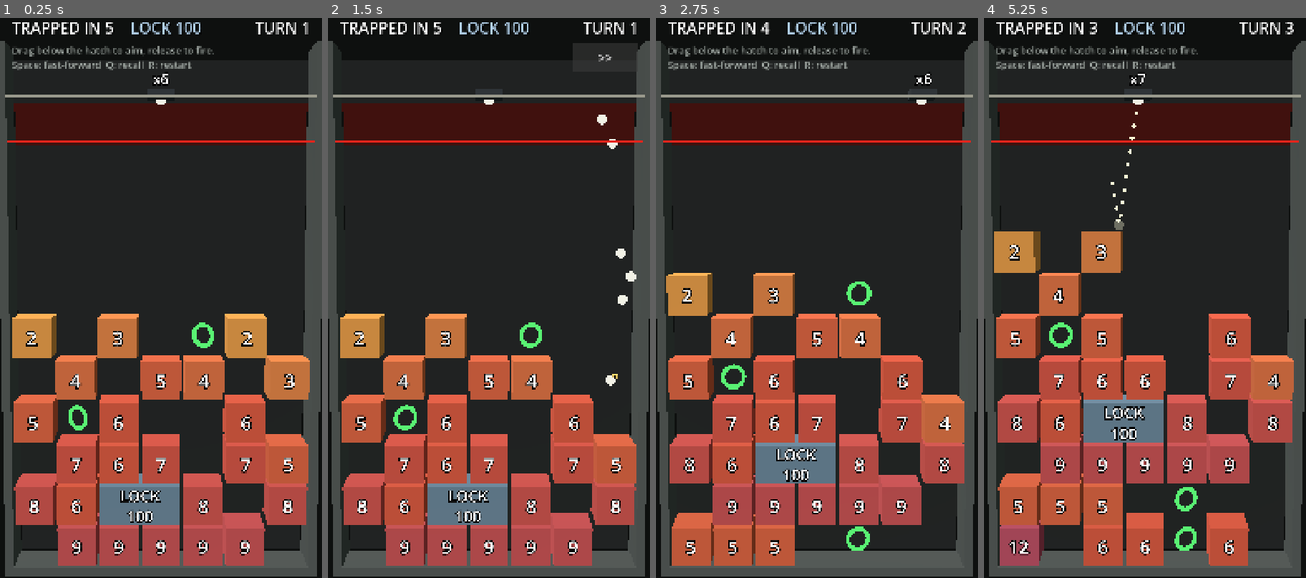
Above: before the commit, frames 1-4 (left to right).
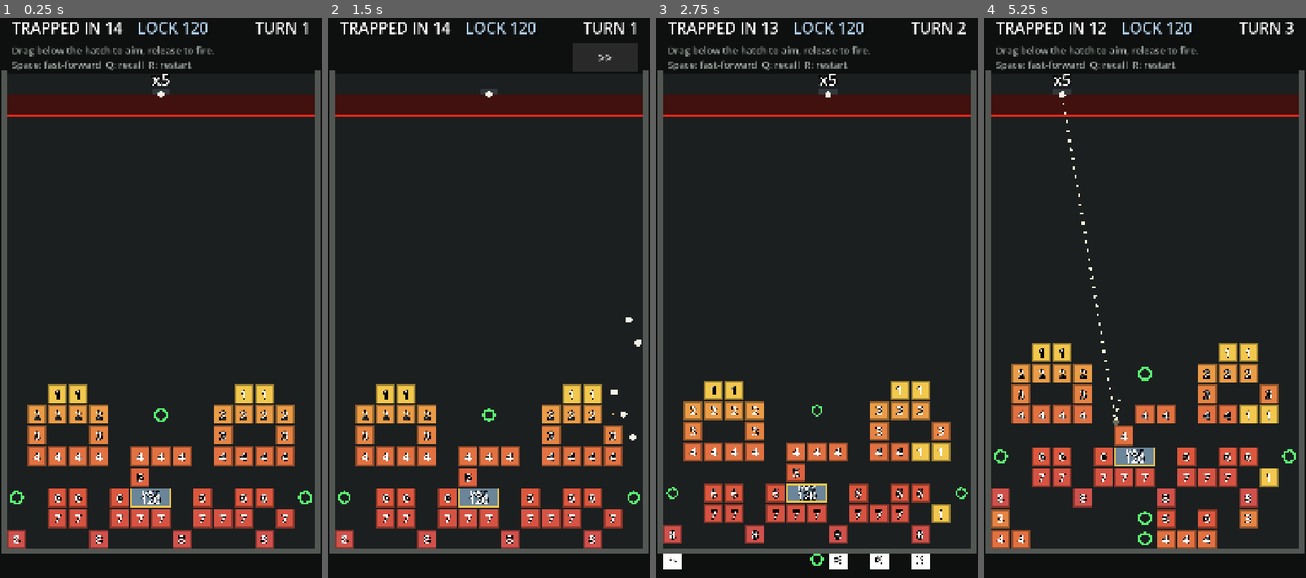
Above: after the commit, the same moments.

Repository: tomblack9452/jailbrick
Game: Godot game, scene res://scenes/game.tscn
The game is run twice, just before and just after one commit, with the same random seed, the same clock (stepped at 60 frames per second) and the same inputs.
Inputs (mouse positions are in pixels of both pictures, inside the frame that each line leads up to):
- Up to frame 1 (0.25 s): no input
- Up to frame 2 (1.5 s): tap Enter at 0.5 s; move the mouse to (559, 264) at 0.52 s; hold Shift 0.53-1.25 s; click (559, 264) at 0.67 s; tap Space at 0.77 s; click ">>" at 1.25 s
- Up to frame 3 (2.75 s): click ">>" at 2 s
- Up to frame 4 (5.25 s): drag from (1080, 320) to (1128, 404) at 2.77 s; click ">>" at 3.5 s; move the mouse to (1177, 163) at 4.27 s; tap Ctrl at 4.35 s; click (1177, 163) at 4.42 s; drag from (1128, 404) to (1048, 208) at 5.02 s

The runs differ from the first frame. In frame 1, 43% of the frame differs, in the area x 0-100%, y 0-100%; in frame 2, 41%; in frame 3, 44%; in frame 4, 47%.

Commit message:
Flatten bricks, widen board to 15 columns, ease the test level
- Orthographic straight-on camera; bricks are flat tiles with a rim
  and HP label, everything unshaded
- Board is 15 x 22. Ball speed, size and substeps rescaled to match
- Row generator builds clumps with channels: bricks tend to continue
  under the row above, runs cap at 4 and every row keeps 4+ gaps
- New test level: pile starts at row 14 (was 5 of 11), clumps with
  pockets, lock reachable through a channel, lower HP. Lock HP 120:
  greedy bot wins every seed around turn 11 of 20, random aim ~4/10
- Docs: B2 board size, layout and flat bricks; PSX recipe note

Diff:
--- a/scenes/game.tscn
+++ b/scenes/game.tscn
@@ -6,9 +6,6 @@
 [sub_resource type="Environment" id="Environment_drains"]
 background_mode = 1
 background_color = Color(0.055, 0.065, 0.06, 1)
-ambient_light_source = 2
-ambient_light_color = Color(0.6, 0.64, 0.62, 1)
-ambient_light_energy = 0.55
 
 [node name="Game" type="Node3D"]
 script = ExtResource("1_game")
@@ -16,12 +13,10 @@
 [node name="WorldEnvironment" type="WorldEnvironment" parent="."]
 environment = SubResource("Environment_drains")
 
-[node name="Sun" type="DirectionalLight3D" parent="."]
-light_energy = 0.9
-
 [node name="Camera3D" type="Camera3D" parent="."]
 keep_aspect = 0
-fov = 24.0
+projection = 1
+size = 15.6
 far = 100.0
 
 [node name="Board" type="Node3D" parent="."]
--- a/scripts/core/ball_sim.gd
+++ b/scripts/core/ball_sim.gd
@@ -11,10 +11,10 @@
 
 const TICK_RATE := 120
 const TICK := 1.0 / TICK_RATE
-const SUBSTEPS := 2
-const SPEED := 12.0 ## board units per second
+const SUBSTEPS := 3
+const SPEED := 24.0 ## board units (cells) per second
 const STEP_LENGTH := SPEED / TICK_RATE / SUBSTEPS
-const RADIUS := 0.12
+const RADIUS := 0.16
 const PICKUP_RADIUS := 0.3
 const LAUNCH_INTERVAL_TICKS := 6
 ## Smallest |dy| after a bounce. Stops balls skimming sideways forever.
--- a/scripts/core/board.gd
+++ b/scripts/core/board.gd
@@ -6,8 +6,8 @@
 ## In board space a cell (col, row) covers x in [col, col + 1] and
 ## y in [row, row + 1], with y pointing down.
 
-const COLUMNS := 7
-const DEFAULT_ROWS := 11
+const COLUMNS := 15
+const DEFAULT_ROWS := 22
 const DANGER_ROW := 0
 
 var columns := COLUMNS
--- a/scripts/core/row_generator.gd
+++ b/scripts/core/row_generator.gd
@@ -1,15 +1,24 @@
 class_name RowGenerator
 extends RefCounted
 ## Seeded generator for the brick row that spawns at the bottom each turn.
-## Phase 2 replaces the knobs here with proper difficulty parameters.
+##
+## Rows are built as clumps with channels between them: a brick is likely to
+## continue under one from the previous row, long runs get a gap punched in,
+## and every row keeps a few empty columns. That leaves pockets and tight
+## spaces for balls to get into. Phase 2 adds proper difficulty parameters.
 
 var rng := RandomNumberGenerator.new()
 var seed_value := 0
-var fill_chance := 0.5
+var fill_chance := 0.25 ## chance an empty column starts a new clump
+var keep_chance := 0.6 ## chance a clump carries on from the row above
+var max_run := 4 ## longest unbroken run of bricks in a row
+var min_gaps := 4 ## fewest empty columns in a row
 var hp_start := 1 ## brick HP on turn 1
 var hp_per_turn := 1.0
-var double_chance := 0.2 ## chance a brick spawns with double HP
+var double_chance := 0.15 ## chance a brick spawns with double HP
 var pickup_chance := 0.8 ## chance the row has a +1 Ball
+
+var _last_row: Array[bool] = []
 
 
 func _init(p_seed := 0) -> void:
@@ -22,29 +31,44 @@
 
 
 ## Returns {"bricks": [[col, hp], ...], "pickup": col or -1}.
-## Always leaves at least one column empty.
 func generate(turn: int, columns: int) -> Dictionary:
-	var cols: Array[int] = []
+	if _last_row.size() != columns:
+		_last_row.resize(columns)
+		_last_row.fill(false)
+
+	var filled: Array[bool] = []
 	for col in columns:
-		if rng.randf() < fill_chance:
-			cols.append(col)
-	if cols.size() == columns:
-		cols.remove_at(rng.randi_range(0, columns - 1))
-	elif cols.is_empty():
-		cols.append(rng.randi_range(0, columns - 1))
+		filled.append(rng.randf() < (keep_chance if _last_row[col] else fill_chance))
+
+	var run := 0
+	for col in columns:
+		run = run + 1 if filled[col] else 0
+		if run > max_run:
+			filled[col] = false
+			run = 0
+
+	var empty := filled.count(false)
+	while empty < min_gaps:
+		var col := rng.randi_range(0, columns - 1)
+		if filled[col]:
+			filled[col] = false
+			empty += 1
+	if empty == columns:
+		filled[rng.randi_range(0, columns - 1)] = true
+	_last_row = filled
 
 	var hp := hp_for_turn(turn)
 	var bricks: Array = []
-	for col in cols:
-		bricks.append([col, hp * 2 if rng.randf() < double_chance else hp])
+	var gaps: Array[int] = []
+	for col in columns:
+		if filled[col]:
+			bricks.append([col, hp * 2 if rng.randf() < double_chance else hp])
+		else:
+			gaps.append(col)
 
 	var pickup := -1
 	if rng.randf() < pickup_chance:
-		var empty: Array[int] = []
-		for col in columns:
-			if not cols.has(col):
-				empty.append(col)
-		pickup = empty[rng.randi_range(0, empty.size() - 1)]
+		pickup = gaps[rng.randi_range(0, gaps.size() - 1)]
 	return {"bricks": bricks, "pickup": pickup}
 
 
@@ -52,8 +76,12 @@
 	var copy := RowGenerator.new(seed_value)
 	copy.rng.state = rng.state
 	copy.fill_chance = fill_chance
+	copy.keep_chance = keep_chance
+	copy.max_run = max_run
+	copy.min_gaps = min_gaps
 	copy.hp_start = hp_start
 	copy.hp_per_turn = hp_per_turn
 	copy.double_chance = double_chance
 	copy.pickup_chance = pickup_chance
+	copy._last_row = _last_row.duplicate()
 	return copy
--- a/scripts/core/test_level.gd
+++ b/scripts/core/test_level.gd
@@ -1,45 +1,49 @@
 class_name TestLevel
 extends RefCounted
-## Phase 1's hard-coded level: a 2-wide cell door buried mid-pile.
+## Phase 1's hard-coded level: a 2-wide cell door buried in clumps of bricks,
+## with channels and pockets for balls to work into.
 ## Phase 2 replaces this with LevelData resources in levels/.
 
 const SEED := 1998
-const START_BALLS := 6
+const START_BALLS := 5
 ## Tuned with a throwaway greedy bot: one that samples 7 aims per turn wins
-## ~80% of seeds on turn 8-9, with the lock hitting the danger line on turn 10.
-## Random aiming almost never wins.
-const LOCK_HP := 100
-const PILE_TOP_ROW := 5
+## every seed around turn 11 (the lock hits the danger line on turn 20).
+## Random aiming wins about 4 in 10.
+const LOCK_HP := 120
+const PILE_TOP_ROW := 14
+## Brick HP is BRICK_HP + depth * BRICK_HP_PER_ROW, counting depth from the pile top.
+const BRICK_HP := 1
+const BRICK_HP_PER_ROW := 1
 
-## Rows of the starting pile, top to bottom. 0 = empty, -1 = lock, -2 = +1 Ball.
+## The starting pile, top row first. '#' brick, 'L' lock, '+' +1 Ball, '.' empty.
 const PILE := [
-	[ 2,  0,  3,  0, -2,  2,  0],
-	[ 0,  4,  0,  5,  4,  0,  3],
-	[ 5, -2,  6,  0,  0,  6,  0],
-	[ 0,  7,  6,  7,  0,  7,  5],
-	[ 8,  6, -1, -1,  8,  0,  8],
-	[ 0,  9,  9,  9,  9,  9,  0],
+	"..##.......##..",
+	".####..+..####.",
+	".#..#.....#..#.",
+	".####.###.####.",
+	"......#........",
+	"+.##.#LL.#.##.+",
+	"..##.###.###.#.",
+	"#...#...#...#..",
 ]
 
 
 static func create(seed := SEED) -> TurnController:
 	var board := Board.new()
-	for i in PILE.size():
-		var row: int = PILE_TOP_ROW + i
-		var cells: Array = PILE[i]
-		for col in cells.size():
-			var value: int = cells[col]
-			if value > 0:
-				board.add_brick(Brick.new(Brick.Type.STONE, value, col, row))
-			elif value == -2:
-				board.add_pickup(Pickup.new(Pickup.Type.EXTRA_BALL, col, row))
-			elif value == -1 and board.brick_at(col, row) == null:
-				board.add_brick(Lock.new(LOCK_HP, col, row, 2))
+	for depth in PILE.size():
+		var row: int = PILE_TOP_ROW + depth
+		var line: String = PILE[depth]
+		for col in line.length():
+			match line[col]:
+				"#":
+					board.add_brick(Brick.new(Brick.Type.STONE, BRICK_HP + depth * BRICK_HP_PER_ROW, col, row))
+				"+":
+					board.add_pickup(Pickup.new(Pickup.Type.EXTRA_BALL, col, row))
+				"L":
+					if board.brick_at(col, row) == null:
+						board.add_brick(Lock.new(LOCK_HP, col, row, 2))
 
 	var generator := RowGenerator.new(seed)
-	generator.fill_chance = 0.5
-	generator.hp_start = 4
-	generator.hp_per_turn = 1.0
-	generator.double_chance = 0.15
-	generator.pickup_chance = 0.8
+	generator.hp_start = 3
+	generator.hp_per_turn = 0.5
 	return TurnController.new(board, generator, START_BALLS)
--- a/scripts/view/brick_view.gd
+++ b/scripts/view/brick_view.gd
@@ -1,22 +1,30 @@
 class_name BrickView
 extends Node3D
-## Greybox brick: a flat-coloured cube with its HP on the front face.
+## Greybox brick: a flat tile with a darker rim and its HP in the middle.
 ## Slides towards `target` so rises animate, and flashes white when hit.
 
 const SIZE := 0.92
+const RIM := 0.07
 const SLIDE_RATE := 14.0
 const LOW_HP_COLOR := Color(0.95, 0.78, 0.3)
 const MID_HP_COLOR := Color(0.86, 0.33, 0.24)
 const HIGH_HP_COLOR := Color(0.52, 0.24, 0.66)
 const LOCK_COLOR := Color(0.42, 0.52, 0.6)
+const LOCK_RIM_COLOR := Color(0.95, 0.78, 0.3)
 ## HP at which a brick reaches HIGH_HP_COLOR (log scale between).
 const HIGH_HP := 40.0
+## Label size in world units per font pixel, for 1-2 digit and 3+ digit HP.
+const LABEL_SCALE := 0.0085
+const LABEL_SCALE_SMALL := 0.0065
 
 var target := Vector3.ZERO
 
-var _material := StandardMaterial3D.new()
-var _label := Label3D.new()
+var _fill := _unshaded()
+var _rim := _unshaded()
+var _label := _make_label(64)
+var _caption: Label3D = null
 var _base_color := Color.WHITE
+var _rim_color := Color.WHITE
 var _hp := -1
 var _is_lock := false
 var _flash := 0.0
@@ -25,21 +33,17 @@
 
 func setup(brick: Brick, start_position: Vector3) -> void:
 	_is_lock = brick.is_lock()
-	var mesh := MeshInstance3D.new()
-	var box := BoxMesh.new()
-	box.size = Vector3(brick.width - (1.0 - SIZE), SIZE, SIZE)
-	mesh.mesh = box
-	mesh.material_override = _material
-	add_child(mesh)
-
-	_label.position = Vector3(0.0, 0.0, SIZE / 2.0 + 0.01)
-	_label.font_size = 80 if _is_lock else 96
-	_label.pixel_size = 0.0045
-	_label.outline_size = 22
-	_label.outline_modulate = Color.BLACK
-	_label.shaded = false
+	var width := brick.width - (1.0 - SIZE)
+	_add_quad(Vector2(width, SIZE), 0.0, _rim)
+	_add_quad(Vector2(width - RIM * 2.0, SIZE - RIM * 2.0), 0.01, _fill)
 	add_child(_label)
-
+	if _is_lock:
+		_caption = _make_label(48)
+		_caption.text = "LOCK"
+		_caption.pixel_size = LABEL_SCALE_SMALL
+		_caption.position.y = 0.24
+		_label.position.y = -0.1
+		add_child(_caption)
 	position = start_position
 	set_hp(brick.hp)
 
@@ -50,8 +54,10 @@
 	if _hp != -1 and hp < _hp:
 		_flash = 1.0
 	_hp = hp
-	_label.text = "LOCK\n%d" % hp if _is_lock else str(hp)
+	_label.text = str(hp)
+	_label.pixel_size = LABEL_SCALE if hp < 100 or _is_lock else LABEL_SCALE_SMALL
 	_base_color = _color_for(hp)
+	_rim_color = LOCK_RIM_COLOR if _is_lock else _base_color.darkened(0.35)
 
 
 ## Plays a quick shrink and frees the node.
@@ -63,7 +69,8 @@
 func _process(delta: float) -> void:
 	position = position.lerp(target, 1.0 - exp(-SLIDE_RATE * delta))
 	_flash = maxf(0.0, _flash - delta * 7.0)
-	_material.albedo_color = _base_color.lerp(Color.WHITE, _flash * 0.75)
+	_fill.albedo_color = _base_color.lerp(Color.WHITE, _flash * 0.75)
+	_rim.albedo_color = _rim_color.lerp(Color.WHITE, _flash * 0.75)
 	if _dying:
 		scale *= exp(-18.0 * delta)
 		if scale.x < 0.05:
@@ -77,3 +84,30 @@
 	if t < 0.5:
 		return LOW_HP_COLOR.lerp(MID_HP_COLOR, t * 2.0)
 	return MID_HP_COLOR.lerp(HIGH_HP_COLOR, (t - 0.5) * 2.0)
+
+
+func _add_quad(size: Vector2, z: float, material: Material) -> void:
+	var quad := QuadMesh.new()
+	quad.size = size
+	var mesh := MeshInstance3D.new()
+	mesh.mesh = quad
+	mesh.material_override = material
+	mesh.position.z = z
+	add_child(mesh)
+
+
+static func _unshaded() -> StandardMaterial3D:
+	var material := StandardMaterial3D.new()
+	material.shading_mode = BaseMaterial3D.SHADING_MODE_UNSHADED
+	return material
+
+
+static func _make_label(font_size: int) -> Label3D:
+	var label := Label3D.new()
+	label.position.z = 0.02
+	label.font_size = font_size
+	label.pixel_size = LABEL_SCALE
+	label.outline_size = 14
+	label.outline_modulate = Color.BLACK
+	label.shaded = false
+	return label
--- a/scripts/view/game_view.gd
+++ b/scripts/view/game_view.gd
@@ -5,13 +5,12 @@
 ## Board space (x right, y down, one unit per cell) maps to world space as
 ## (x - columns / 2, -y, 0), so the launcher line sits at world y = 0.
 
-## Board units of space above the launcher line, for the HUD.
-const TOP_MARGIN := 2.3
+## Space above the launcher line for the HUD, in UI pixels (1080-wide layout).
+const TOP_MARGIN_PX := 300.0
 const SIDE_MARGIN := 0.3
-const CAMERA_TILT_DEG := 5.0
-const MAX_TICKS_PER_FRAME := 48
-const AIM_DOT_SPACING := 0.3
-const AIM_DOT_COUNT := 80
+const MAX_TICKS_PER_FRAME := 64
+const AIM_DOT_SPACING := 0.45
+const AIM_DOT_COUNT := 120
 ## Ignore aims closer than this below the launcher line (board units).
 const MIN_AIM_DEPTH := 0.35
 ## Long volleys speed themselves up after this many seconds.
@@ -29,7 +28,7 @@
 var _ball_count: Label3D
 var _danger_material: StandardMaterial3D
 var _ball_mesh := SphereMesh.new()
-var _ball_material := _flat_material(Color(0.95, 0.95, 0.9), true)
+var _ball_material := _flat_material(Color(0.95, 0.95, 0.9))
 
 var _aiming := false
 var _aim := PackedFloat64Array()
@@ -44,7 +43,6 @@
 
 
 func _ready() -> void:
-	$Sun.rotation_degrees = Vector3(-50.0, -30.0, 0.0)
 	_ball_mesh.radius = BallSim.RADIUS
 	_ball_mesh.height = BallSim.RADIUS * 2.0
 	_hud.retry_pressed.connect(start_game)
@@ -256,38 +254,38 @@
 	_add_box(Vector3(columns + 0.4, 0.2, 1.0), Vector3(0.0, -rows - 0.1, 0.0), wall)
 
 	# Row 0 is the danger row: tint it, and draw the line bricks must not cross.
-	_add_box(Vector3(columns, 1.0, 0.02), Vector3(0.0, -0.5, -0.54), _flat_material(Color(0.25, 0.08, 0.07), true))
-	_danger_material = _flat_material(DANGER_COLOR, true)
-	_add_box(Vector3(columns, 0.05, 0.05), Vector3(0.0, -1.0, 0.5), _danger_material)
-	_add_box(Vector3(columns, 0.04, 0.04), Vector3(0.0, 0.0, 0.5), _flat_material(Color(0.6, 0.6, 0.55), true))
+	_add_box(Vector3(columns, 1.0, 0.02), Vector3(0.0, -0.5, -0.54), _flat_material(Color(0.25, 0.08, 0.07)))
+	_danger_material = _flat_material(DANGER_COLOR)
+	_add_box(Vector3(columns, 0.08, 0.05), Vector3(0.0, -1.0, 0.5), _danger_material)
+	_add_box(Vector3(columns, 0.06, 0.04), Vector3(0.0, 0.0, 0.5), _flat_material(Color(0.6, 0.6, 0.55)))
 
 	_launcher = Node3D.new()
 	_board_root.add_child(_launcher)
 	var hatch := MeshInstance3D.new()
 	var hatch_mesh := BoxMesh.new()
-	hatch_mesh.size = Vector3(0.6, 0.2, 0.6)
+	hatch_mesh.size = Vector3(0.9, 0.25, 0.1)
 	hatch.mesh = hatch_mesh
 	hatch.material_override = _flat_material(Color(0.2, 0.22, 0.24))
-	hatch.position.y = 0.1
+	hatch.position.y = 0.125
 	_launcher.add_child(hatch)
 	_make_sphere(_ball_mesh, _ball_material, _launcher)
 	_ball_count = Label3D.new()
-	_ball_count.position = Vector3(0.0, 0.42, 0.3)
-	_ball_count.font_size = 72
-	_ball_count.pixel_size = 0.0045
+	_ball_count.position = Vector3(0.0, 0.75, 0.3)
+	_ball_count.font_size = 64
+	_ball_count.pixel_size = 0.012
 	_ball_count.outline_size = 18
 	_ball_count.outline_modulate = Color.BLACK
 	_launcher.add_child(_ball_count)
 
 	var dot_mesh := SphereMesh.new()
-	dot_mesh.radius = 0.045
-	dot_mesh.height = 0.09
-	var dot_material := _flat_material(Color(1.0, 1.0, 0.85), true)
+	dot_mesh.radius = 0.07
+	dot_mesh.height = 0.14
+	var dot_material := _flat_material(Color(1.0, 1.0, 0.85))
 	for i in AIM_DOT_COUNT:
 		var dot := _make_sphere(dot_mesh, dot_material)
 		dot.hide()
 		_aim_dots.append(dot)
-	var ghost_material := _flat_material(Color(1.0, 1.0, 0.85, 0.35), true)
+	var ghost_material := _flat_material(Color(1.0, 1.0, 0.85, 0.35))
 	ghost_material.transparency = BaseMaterial3D.TRANSPARENCY_ALPHA
 	_ghost_ball = _make_sphere(_ball_mesh, ghost_material)
 	_ghost_ball.hide()
@@ -296,15 +294,15 @@
 func _frame_camera() -> void:
 	if game == null:
 		return
+	# Flat, straight-on orthographic view sized to fit the board's width.
 	var size := get_viewport().get_visible_rect().size
 	var width := game.board.columns + SIDE_MARGIN * 2.0
-	var visible_height := width * size.y / size.x
-	var distance := (width / 2.0) / tan(deg_to_rad(_camera.fov / 2.0))
-	var centre_y := TOP_MARGIN - visible_height / 2.0
-	var tilt := deg_to_rad(CAMERA_TILT_DEG)
+	var units_per_px := width / size.x
+	var visible_height := size.y * units_per_px
+	_camera.projection = Camera3D.PROJECTION_ORTHOGONAL
 	_camera.keep_aspect = Camera3D.KEEP_WIDTH
-	_camera.position = Vector3(0.0, centre_y + distance * tan(tilt), distance)
-	_camera.rotation = Vector3(-tilt, 0.0, 0.0)
+	_camera.size = width
+	_camera.position = Vector3(0.0, TOP_MARGIN_PX * units_per_px - visible_height / 2.0, 20.0)
 
 
 func _to_world(x: float, y: float) -> Vector3:
@@ -330,9 +328,8 @@
 	return sphere
 
 
-static func _flat_material(color: Color, unshaded := false) -> StandardMaterial3D:
+static func _flat_material(color: Color) -> StandardMaterial3D:
 	var material := StandardMaterial3D.new()
 	material.albedo_color = color
-	if unshaded:
-		material.shading_mode = BaseMaterial3D.SHADING_MODE_UNSHADED
+	material.shading_mode = BaseMaterial3D.SHADING_MODE_UNSHADED
 	return material
--- a/scripts/view/pickup_view.gd
+++ b/scripts/view/pickup_view.gd
@@ -1,6 +1,6 @@
 class_name PickupView
 extends Node3D
-## Greybox +1 Ball pickup: a wobbling green ring.
+## Greybox +1 Ball pickup: a pulsing green ring.
 
 const COLOR := Color(0.35, 0.95, 0.45)
 
@@ -30,8 +30,9 @@
 
 func _process(delta: float) -> void:
 	position = position.lerp(target, 1.0 - exp(-BrickView.SLIDE_RATE * delta))
-	_ring.rotation.y = sin(Time.get_ticks_msec() / 300.0) * 0.6
 	if _dying:
 		scale *= exp(-14.0 * delta)
 		if scale.x < 0.05:
 			queue_free()
+	else:
+		scale = Vector3.ONE * (1.0 + 0.1 * sin(Time.get_ticks_msec() / 160.0))
--- a/tests/core/test_ball_sim.gd
+++ b/tests/core/test_ball_sim.gd
@@ -24,8 +24,9 @@
 
 
 func test_reflects_off_right_wall() -> void:
-	var sim := _sim(Board.new())
-	var ball := sim.add_ball(6.5, 5.0, 0.6, 0.8)
+	var board := Board.new()
+	var sim := _sim(board)
+	var ball := sim.add_ball(board.columns - 0.5, 5.0, 0.6, 0.8)
 	_step_until(sim, func(): return ball.dx < 0.0)
 	assert_almost_eq(ball.dx, -0.6, EPSILON)
 	assert_almost_eq(ball.dy, 0.8, EPSILON)
@@ -137,5 +138,5 @@
 	var points := BallSim.trace_aim(board, 3.5, 0.0, 1.0, 1, 1.0)
 	assert_eq(points.size(), 3, "start, bounce, tail end")
 	assert_almost_eq(points[1].y, 6.0 - BallSim.RADIUS, 0.01, "bounce on top of the brick")
-	assert_almost_eq(points[2].y, points[1].y - 1.0, 0.05, "tail goes back up")
+	assert_almost_eq(points[2].y, points[1].y - 1.0, BallSim.STEP_LENGTH * 1.5, "tail goes back up")
 	assert_eq(board.bricks[0].hp, 5, "tracing doesn't damage")
--- a/tests/core/test_board.gd
+++ b/tests/core/test_board.gd
@@ -2,8 +2,8 @@
 ## Board grid, brick damage and the rise step.
 
 
-func test_board_is_seven_columns() -> void:
-	assert_eq(Board.new().columns, 7)
+func test_board_is_fifteen_columns() -> void:
+	assert_eq(Board.new().columns, 15)
 
 
 func test_brick_takes_damage() -> void:
@@ -75,3 +75,17 @@
 	assert_eq(copy.lock.row, 6)
 	assert_eq(board.lock.row, 7)
 	assert_true(copy.lock is Lock)
+
+
+func test_generator_leaves_gaps_and_breaks_long_runs() -> void:
+	var generator := RowGenerator.new(5)
+	for turn in range(1, 40):
+		var row := generator.generate(turn, Board.COLUMNS)
+		var cols: Array[int] = []
+		for entry in row["bricks"]:
+			cols.append(entry[0])
+		assert_lte(cols.size(), Board.COLUMNS - generator.min_gaps)
+		var run := 0
+		for col in Board.COLUMNS:
+			run = run + 1 if cols.has(col) else 0
+			assert_lte(run, generator.max_run)
--- a/tests/core/test_turn_controller.gd
+++ b/tests/core/test_turn_controller.gd
@@ -1,5 +1,9 @@
 extends GutTest
 ## The turn loop: win, lose, rise/spawn, and determinism.
+
+
+## Column straight under the launcher at the start of a level.
+const MID := Board.COLUMNS / 2
 
 
 func _controller(board: Board, balls := 1) -> TurnController:
@@ -8,7 +12,7 @@
 
 func test_win_when_lock_reaches_zero() -> void:
 	var board := Board.new()
-	board.add_brick(Lock.new(1, 3, 5))
+	board.add_brick(Lock.new(1, MID, 5))
 	var game := _controller(board)
 	assert_eq(game.play_turn(0.0, 1.0), TurnController.Phase.WON)
 	assert_eq(game.lock_hp(), 0)
@@ -16,7 +20,7 @@
 
 func test_win_ends_volley_immediately() -> void:
 	var board := Board.new()
-	board.add_brick(Lock.new(1, 3, 5))
+	board.add_brick(Lock.new(1, MID, 5))
 	var game := _controller(board, 20)
 	game.play_turn(0.0, 1.0)
 	assert_lt(game.turn, 2, "no rise after the lock breaks")
@@ -25,7 +29,7 @@
 func test_lose_when_brick_reaches_danger_line() -> void:
 	var board := Board.new()
 	board.add_brick(Brick.new(Brick.Type.STONE, 999, 0, 1))
-	board.add_brick(Lock.new(50, 3, 8))
+	board.add_brick(Lock.new(50, MID, 8))
 	var game := _controller(board)
 	assert_eq(game.rows_until_trapped(), 1)
 	assert_eq(game.play_turn(0.0, 1.0), TurnController.Phase.LOST)
@@ -49,13 +53,13 @@
 func test_first_ball_back_sets_next_launch() -> void:
 	var game := _controller(Board.new())
 	game.play_turn(0.5, 1.0)
-	assert_ne(game.launch_x, 3.5)
-	assert_between(game.launch_x, BallSim.RADIUS, 7.0 - BallSim.RADIUS)
+	assert_ne(game.launch_x, game.board.columns / 2.0)
+	assert_between(game.launch_x, BallSim.RADIUS, game.board.columns - BallSim.RADIUS)
 
 
 func test_pickup_adds_ball_next_turn() -> void:
 	var board := Board.new()
-	board.add_pickup(Pickup.new(Pickup.Type.EXTRA_BALL, 3, 4))
+	board.add_pickup(Pickup.new(Pickup.Type.EXTRA_BALL, MID, 4))
 	var game := _controller(board, 3)
 	game.play_turn(0.0, 1.0)
 	assert_eq(game.ball_count, 4)
Not shown, changed: BUILD-PROMPTS.md
Not shown, changed: CLAUDE.md
